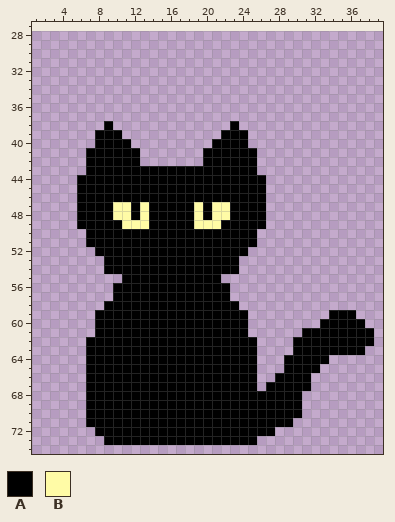
A pixel-art file gets an edit: Assets/Player and enemy pics/blackcat.aseprite. The first picture shows the starting point.
41x52 pixels, 1 frame. Colours within 5 levels of each other are drawn and written as one. Shown: x 1..39, y 27..74. The old version is drawn lined up with the new one, on the new canvas.
Palette (. is transparent): A #000000  B #fffba6
Pixels before, first column x 6:
38 ...A.............A...............
39 ..AAA...........AAA..............
40 ..AAAA.........AAAA..............
41 .AAAAAA.......AAAAAA.............
42 .AAAAAA.......AAAAAA.............
43 .AAAAAAAAAAAAAAAAAAA.............
44 AAAAAAAAAAAAAAAAAAAAA............
45 AAAAAAAAAAAAAAAAAAAAA............
46 AAAAAAAAAAAAAAAAAAAAA............
47 AAAABBABAAAAABABBAAAA............
48 AAAABBABAAAAABABBAAAA............
49 AAAAABBBAAAAABBBAAAAA............
50 .AAAAAAAAAAAAAAAAAAA.............
51 .AAAAAAAAAAAAAAAAAAA.............
52 ..AAAAAAAAAAAAAAAAA..............
53 ...AAAAAAAAAAAAAAA...............
54 ...AAAAAAAAAAAAAAA...............
55 .....AAAAAAAAAAA.................
56 ....AAAAAAAAAAAAA................
57 ....AAAAAAAAAAAAA................
58 ...AAAAAAAAAAAAAAA...............
59 ..AAAAAAAAAAAAAAAAA.........AAA..
60 ..AAAAAAAAAAAAAAAAA........AAAAA.
61 ..AAAAAAAAAAAAAAAAA......AAAAAAAA
62 .AAAAAAAAAAAAAAAAAAA....AAAAAAAAA
63 .AAAAAAAAAAAAAAAAAAA....AAAAAAAA.
64 .AAAAAAAAAAAAAAAAAAA...AAAAA.....
65 .AAAAAAAAAAAAAAAAAAA...AAAA......
66 .AAAAAAAAAAAAAAAAAAA..AAAA.......
67 .AAAAAAAAAAAAAAAAAAA.AAAAA.......
68 .AAAAAAAAAAAAAAAAAAAAAAAA........
69 .AAAAAAAAAAAAAAAAAAAAAAAA........
70 .AAAAAAAAAAAAAAAAAAAAAAAA........
71 .AAAAAAAAAAAAAAAAAAAAAAA.........
72 ..AAAAAAAAAAAAAAAAAAAA...........
73 ...AAAAAAAAAAAAAAAAA.............
After the commit:
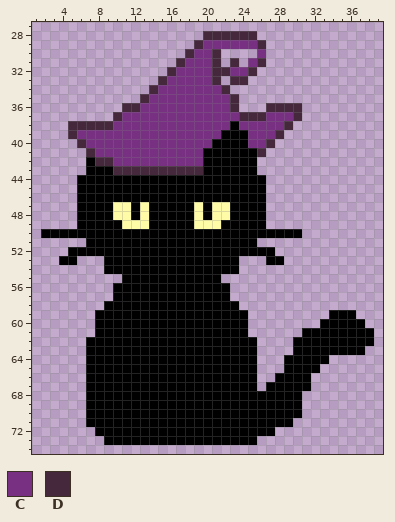
Colours new in this view: C #773082  D #45283c
Difference:
canvas 41x52 -> 57x80, the old top-left corner now at 0,28
The edit adds colour A in row 50 at x 2 to 6 and 26 to 30; in row 52 at x 5 to 7 and 25 to 27; in row 53 at x 4 to 5 and 27 to 28.
The edit adds colour C in row 29 at x 20 to 25; in row 30 at x 19 to 20 and 26; in row 31 at x 18 to 20 and 25; in row 32 at x 17 to 20 and 23 to 24; in row 33 at x 16 to 20; in row 34 at x 15 to 21.
The edit adds colour C in row 35 at x 14 to 22; in row 36 at x 13 to 22; in row 37 at x 11 to 23 and 27 to 29; in row 38 at x 10 to 22 and 24 to 28; in row 39 at x 6 to 7, 11 to 21 and 25 to 27; in row 40 at x 7, 12 to 20 and 25 to 26.
The edit adds colour C in rows 41 to 42 at x 13 to 19.
Colour A gives way to colour C in row 39 at x 8 to 10; in row 40 at x 8 to 11; in row 41 at x 8 to 12; in row 42 at x 10 to 12.
The edit adds colour D in row 28 at x 20 to 25; in row 29 at x 19 and 26; in row 30 at x 18 and 21; in row 31 at x 17, 21, 23 and 26; in row 32 at x 16, 21 to 22 and 25; in row 33 at x 15, 21 and 23 to 24.
The edit adds colour D in row 34 at x 14 and 22; in row 35 at x 13 and 23; in row 36 at x 11 to 12, 23 and 27 to 30; in row 37 at x 10, 24 to 26 and 30; in row 38 at x 5 to 8 and 29; in row 39 at x 5 and 28.
The edit adds colour D in row 40 at x 6 and 27; in row 41 at x 26.
Colour A gives way to colour D in row 38 at x 9; in row 41 at x 7; in row 42 at x 8 to 9; in row 43 at x 10 to 19.
Boxes around the changes in both pictures, in picture pixels (x1, y1, x2, y2):
changed: (68, 31, 302, 175)
added: (41, 229, 95, 265)
added: (248, 229, 302, 265)
